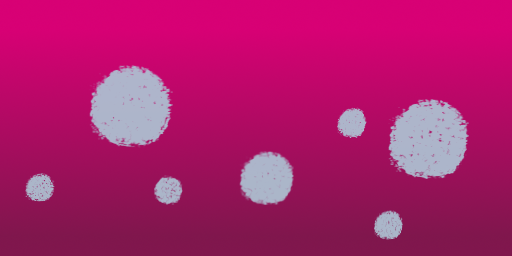
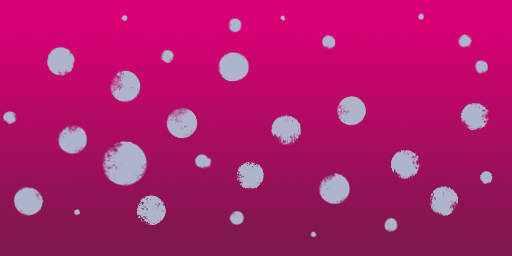
The second w=512, h=256 image is a revision of the first. Changes to its layers:
added layer "bg" above "punkte" over (2, 13, 493, 238)
hid "punkte" over (25, 65, 469, 240)
